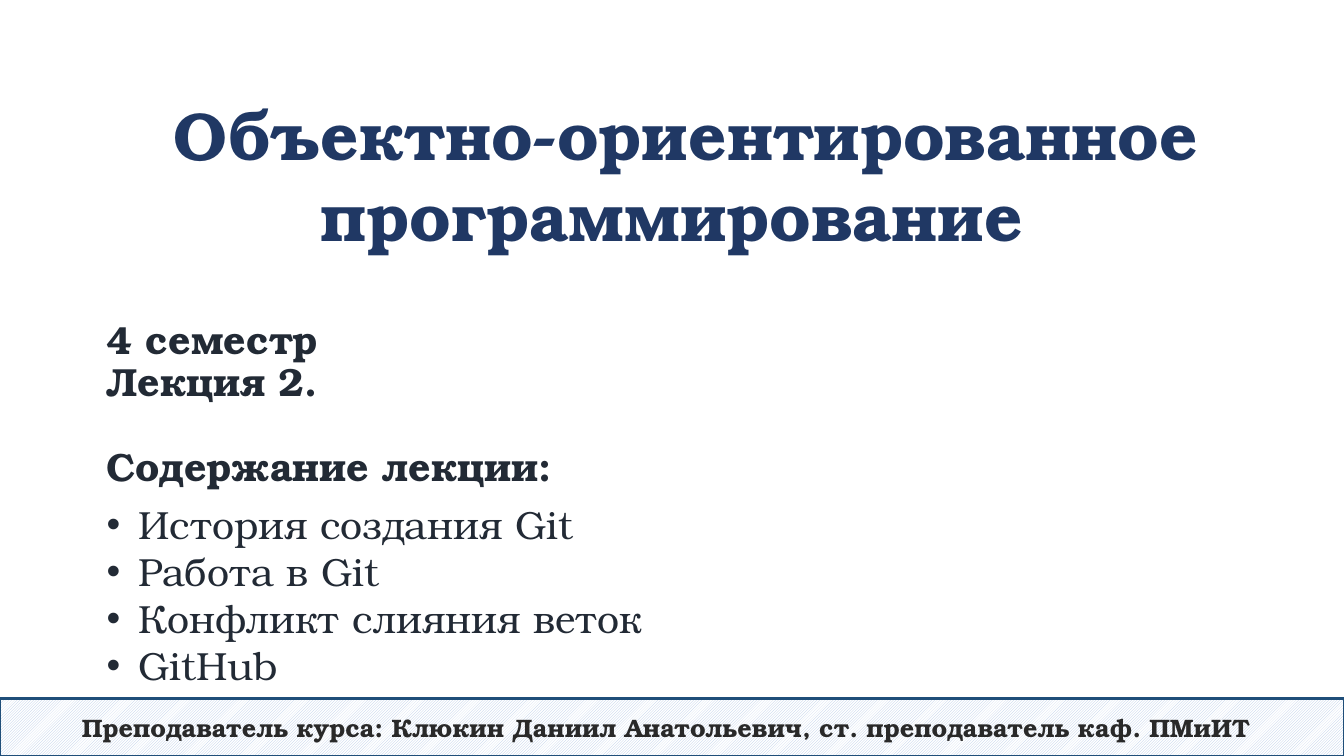
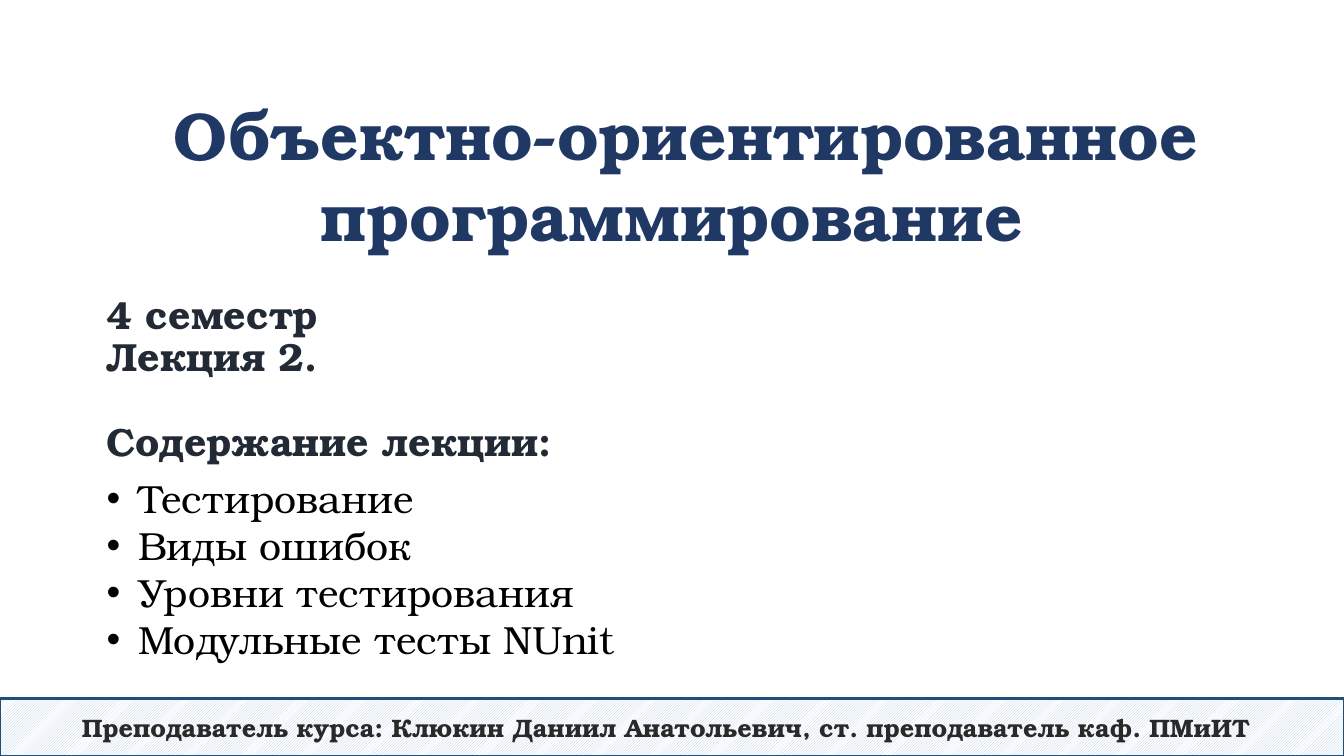
Before and after one commit to DaniilKlyukin/OOP-4, a slide deck: slide 1 of Лекции/ООП 1 лек 2.pptx. Drawn at 1344x756 pixels with LibreOffice and Linux fonts; fonts in the diff are those of the drawing. Boxes give left, top, right and bottom in pixels: in the first picture for what was removed or moved away, otherwise in the second. Text is boxed around its words. In the diff, an @@ line names an element or a change of style, - is before the commit and + after.

```diff
--- a/Лекции/ООП 1 лек 2.pptx
+++ b/Лекции/ООП 1 лек 2.pptx
@@ title "4 семестр Лекция 2. Содержание ...": place and size @@
-title "4 семестр Лекция 2. Содержание ..." at [107, 327, 539, 490]
+title "4 семестр Лекция 2. Содержание ..." at [107, 302, 539, 465]
@@ text at [138, 486, 615, 664]: text changed; text colour #222A35 to #000000 @@
-• История создания Git
-• Работа в Git
-• Конфликт слияния веток
-• GitHub
+• Тестирование
+• Виды ошибок
+• Уровни тестирования
+• Модульные тесты NUnit
```
Also in this commit, not shown: 26 slides added, 47 slides removed.
